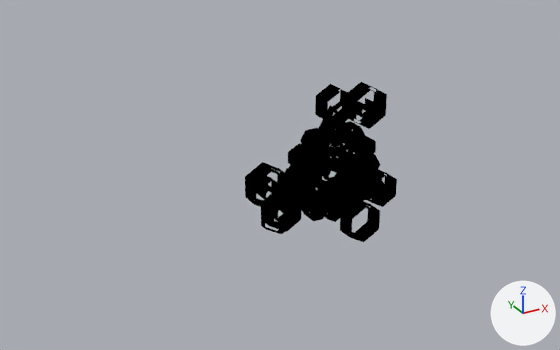
An edit to the Blender file var/pandaparty.blend, drawn before and after from the same camera.
Camera for both pictures: a camera (50 mm lens) standing at (-21.9, -33.8, 17.2) and looking at (-2.9, 0.8, 0.0). Every picture has the same lights, and +X, +Y and +Z are marked at lower right.
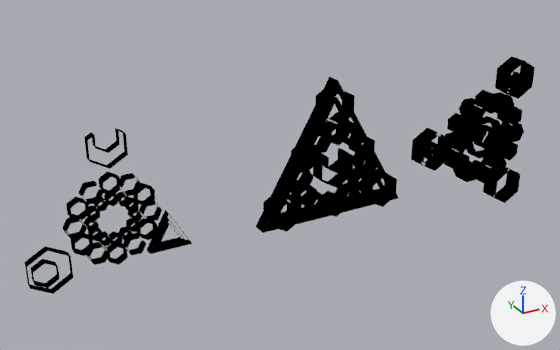
Edits to the bpy script that builds the scene:
```text
Change ob_curve_021:
    ob_curve_021.location: (0.0, 0.0, 0.0) -> (11.19, 0.0, 0.0)
Change ob_curve_020:
    ob_curve_020.location: (0.0, 0.0, 0.0) -> (-12.64, 0.0, 0.0)
Change ob_curve_004:
    ob_curve_004.scale: (1.5, 1.5, 1.5) -> (2.14, 2.14, 2.14)
```

Where the change shows, as pixel boxes (x1, y1, x2, y2) in the pictures (560 x 350 px):
'Curve.021', moved
    before: (245, 82, 387, 242)
    after: (411, 56, 535, 203)
'Curve.020', moved
    before: (261, 89, 389, 234)
    after: (25, 128, 192, 294)
'Curve.004', rescaled (44% wider, 43% taller)
    before: (280, 105, 379, 214)
    after: (256, 77, 399, 233)
